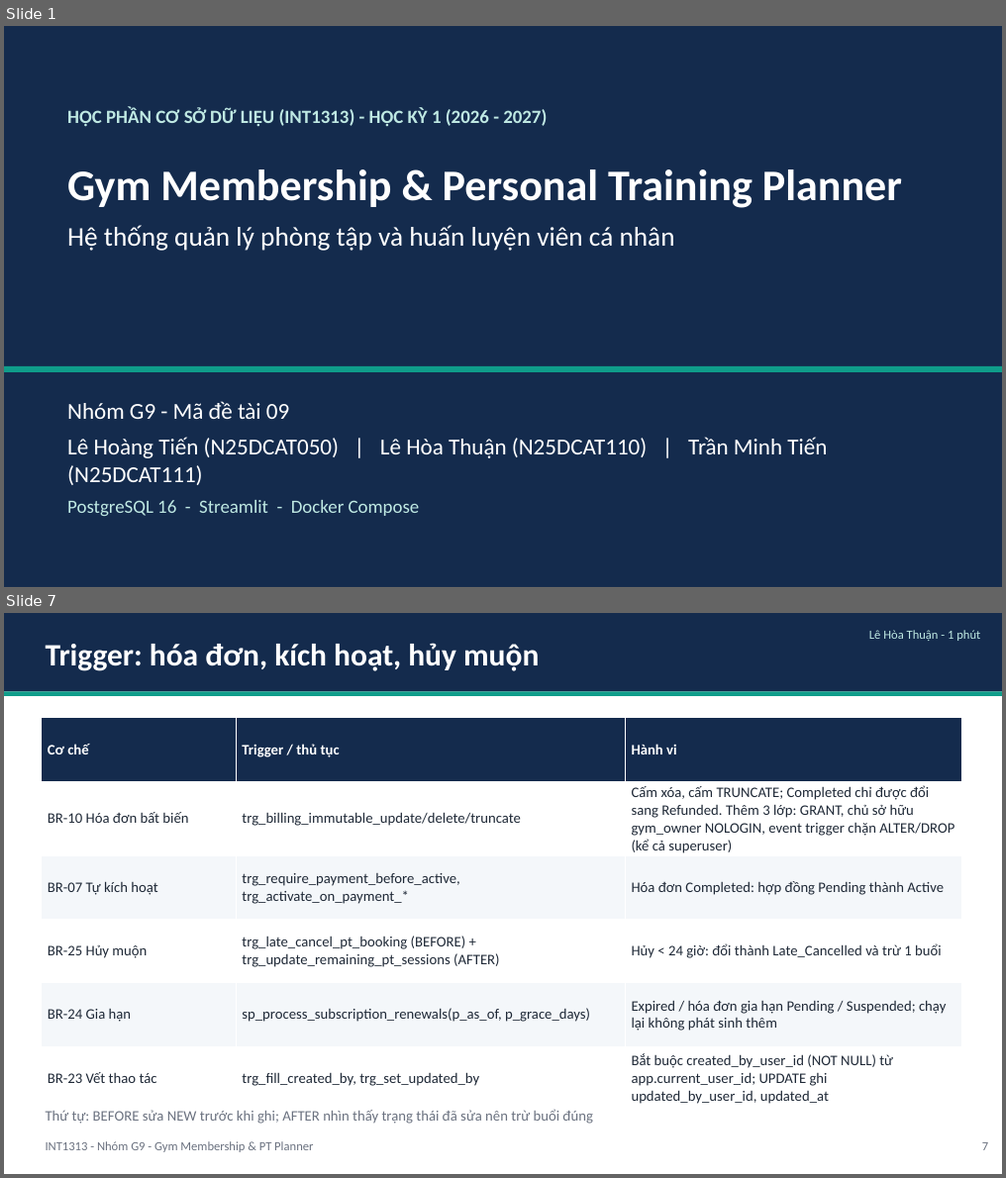
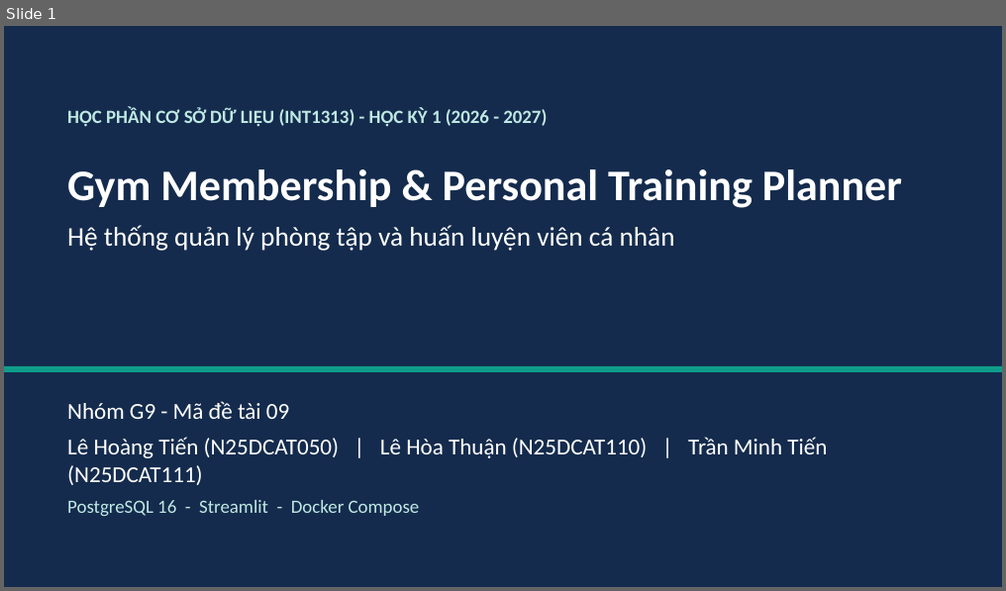
Before and after one commit to TienVN6222/PTIT_INT1313_CSDL_Group9, a slide deck: Phase 4/presentation/deck.pptx. Shown one above the other, each under a label of ours: slides 1 and 7 before the commit, slide 1 after it; the slides between them are not shown. The pictures are 1006x1178 and 1006x591 pixels, drawn with LibreOffice and Linux fonts; fonts in the diff are those of the drawing. Boxes give left, top, right and bottom in pixels: in the first picture for what was removed or moved away, otherwise in the second. Text is boxed around its words. In the diff, an @@ line names an element or a change of style, - is before the commit and + after.

```diff
--- a/Phase 4/presentation/deck.pptx
+++ b/Phase 4/presentation/deck.pptx
@@ slide 7 removed at [4,613,1002,1174], background #FFFFFF @@
@@ rectangle removed at [4,613,1002,691] @@
@@ text removed at [869,630,980,641] @@
-Lê Hòa Thuận - 1 phút
@@ text removed at [46,643,539,671] @@
-Trigger: hóa đơn, kích hoạt, hủy muộn
@@ rectangle removed at [4,691,1002,696] @@
@@ table removed at [42,718,962,1108], 6 rows, 3 columns @@
-Cơ chế | Trigger / thủ tục | Hành vi
-BR-10 Hóa đơn bất biến | trg_billing_immutable_update/delete/truncate | Cấm xóa, cấm TRUNCATE; Completed chỉ được đổi sang Refunded. Thêm 3 lớp: GRANT, chủ sở hữu gym_owner NOLOGIN, event trigger chặn ALTER/DROP (kể cả superuser)
-BR-07 Tự kích hoạt | trg_require_payment_before_active, trg_activate_on_payment_* | Hóa đơn Completed: hợp đồng Pending thành Active
-BR-25 Hủy muộn | trg_late_cancel_pt_booking (BEFORE) + trg_update_remaining_pt_sessions (AFTER) | Hủy < 24 giờ: đổi thành Late_Cancelled và trừ 1 buổi
-BR-24 Gia hạn | sp_process_subscription_renewals(p_as_of, p_grace_days) | Expired / hóa đơn gia hạn Pending / Suspended; chạy lại không phát sinh thêm
-BR-23 Vết thao tác | trg_fill_created_by, trg_set_updated_by | Bắt buộc created_by_user_id (NOT NULL) từ app.current_user_id; UPDATE ghi updated_by_user_id, updated_at
@@ text removed at [46,1109,592,1124] @@
-Thứ tự: BEFORE sửa NEW trước khi ghi; AFTER nhìn thấy trạng thái đã sửa nên trừ buổi đúng
@@ text removed at [46,1142,313,1153] @@
-INT1313 - Nhóm G9 - Gym Membership & PT Planner
@@ text removed at [982,1143,988,1151] @@
-7
```
Also in this commit, not shown: 6 slides changed, 20 slides added, 7 other slides removed, 23 other files.
